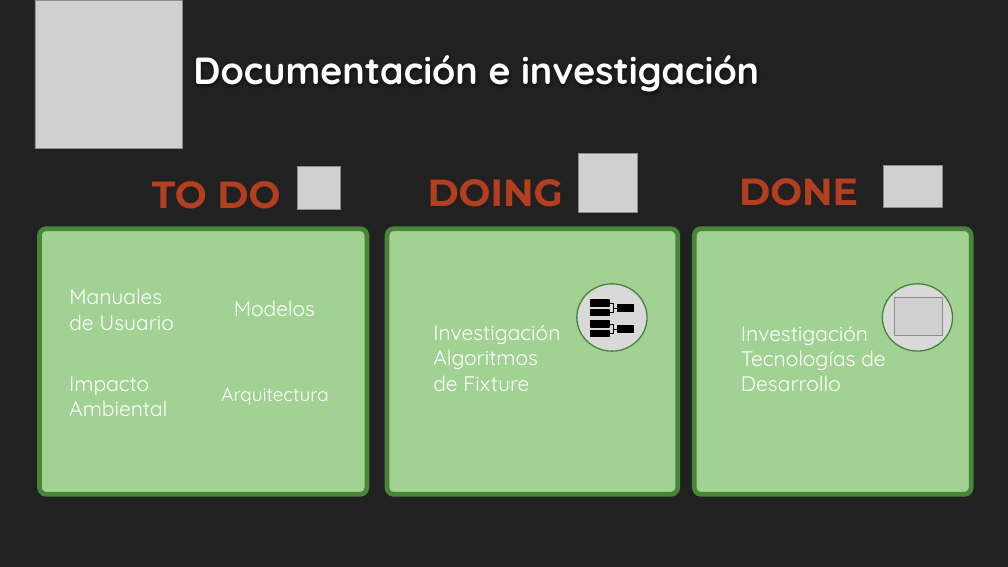
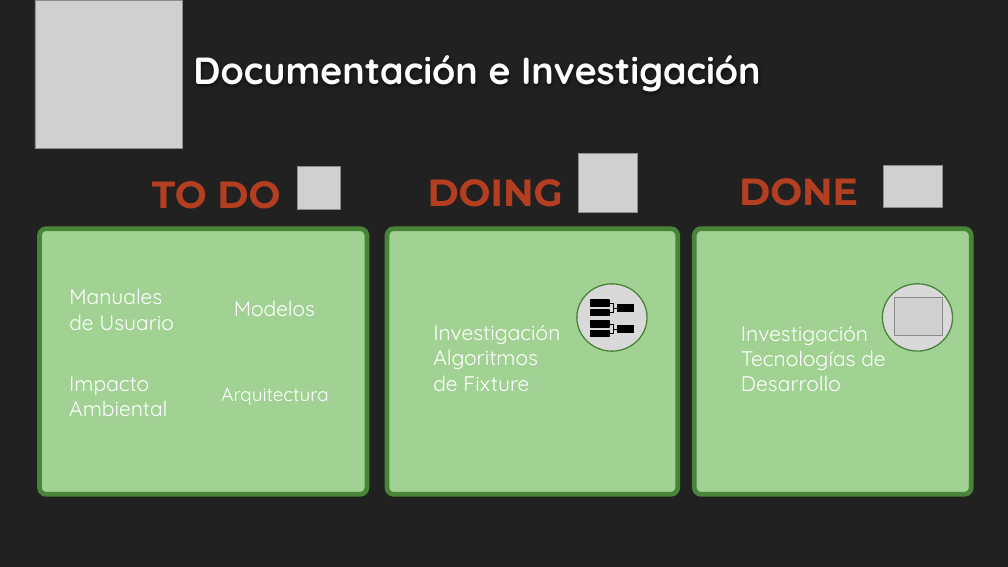
Before and after one commit to fallemand/quegolazo, a slide deck: slide 5 of Documentacion/Presentación Grado de Avances/Presentación Proyecto - Grado de Avances.pptx. Drawn at 1008x567 pixels with LibreOffice and Linux fonts; fonts in the diff are those of the drawing; grey boxes stand for pictures; background and template pictures are left out. Boxes give left, top, right and bottom in pixels: in the first picture for what was removed or moved away, otherwise in the second. Text is boxed around its words. In the diff, an @@ line names an element or a change of style, - is before the commit and + after.

```diff
--- a/Documentacion/Presentación Grado de Avances/Presentación Proyecto - Grado de Avances.pptx
+++ b/Documentacion/Presentación Grado de Avances/Presentación Proyecto - Grado de Avances.pptx
@@ title at box(193, 55, 761, 92): text changed @@
-Documentación e investigación
+Documentación e Investigación
```
Also in this commit, not shown: 6 other slides changed.
